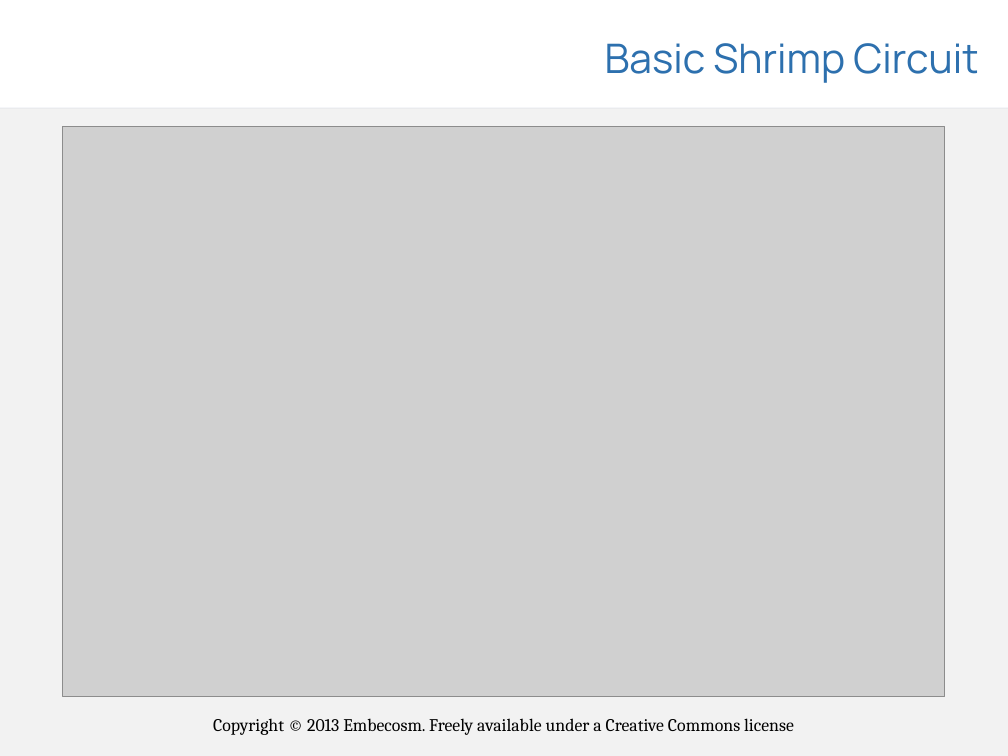
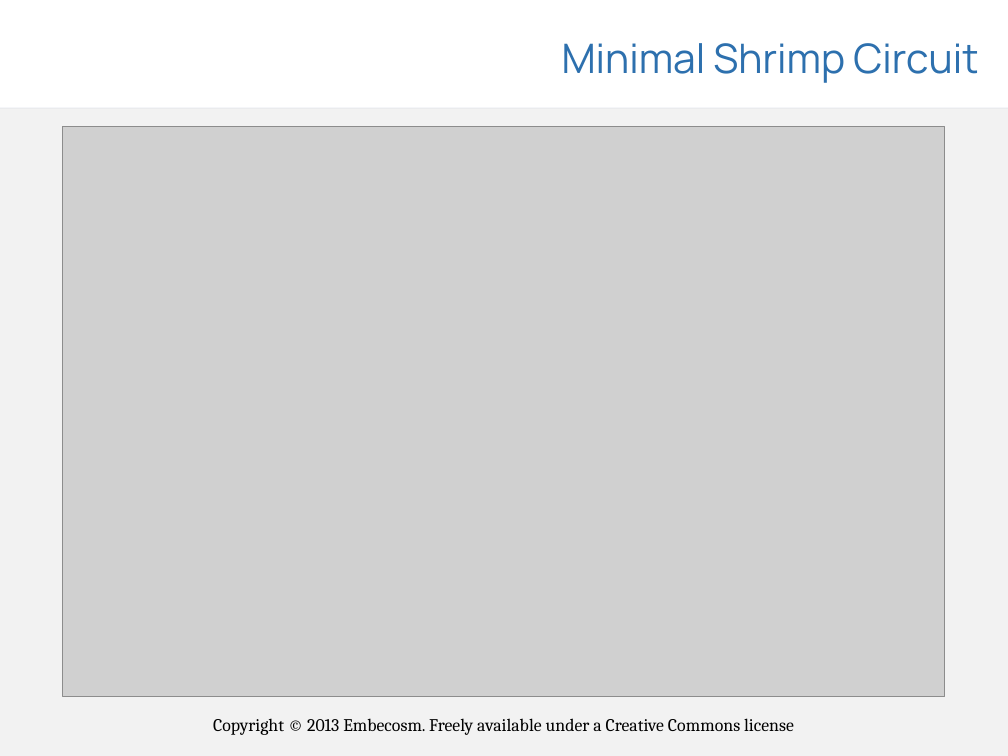
Before and after one commit to embecosm/shrimp-pov, a slide deck: slide 3 of presentations/shrimp-pov.odp. Drawn at 1008x756 pixels with LibreOffice and Linux fonts; fonts in the diff are those of the drawing; grey boxes stand for pictures; background and template pictures are left out. Boxes give left, top, right and bottom in pixels: in the first picture for what was removed or moved away, otherwise in the second. Text is boxed around its words. In the diff, an @@ line names an element or a change of style, - is before the commit and + after.

Commit message:
Complete rework to use minimal shrimp throughout and correct errors.
	* fritzing/minimal-shrimp-battery.fzz: Created.
	* fritzing/minimal-shrimp-blink-battery.fzz: Created.
	* fritzing/minimal-shrimp-blink.fzz: Created.
	* fritzing/minimal-shrimp-pov-battery.fzz: Created.
	* fritzing/minimal-shrimp-pov-resistor-battery.fzz: Created.
	* fritzing/minimal-shrimp-pov-resistor.fzz: Created.
	* fritzing/minimal-shrimp-pov.fzz: Created.
	* fritzing/minimal-shrimp.fzz: Circuit corrected.
	* fritzing/protected-shrimp-blink.fzz
	* fritzing/protected-shrimp-pov-resistor.fzz: Likewise.
	* fritzing/protected-shrimp-pov.fzz: Likewise.
	* fritzing/protected-shrimp.fzz: Likewise.
	* images/minimal-shrimp-battery-circuit.png: Generated.
	* images/minimal-shrimp-battery.png: Generated.
	* images/minimal-shrimp-blink-battery-circuit.png: Generated.
	* images/minimal-shrimp-blink-battery.png: Generated.
	* images/minimal-shrimp-blink-circuit.png: Generated.
	* images/minimal-shrimp-blink.png: Generated.
	* images/minimal-shrimp-circuit.png: Regenerated.
	* images/minimal-shrimp-pov-battery-circuit.png: Generated.
	* images/minimal-shrimp-pov-battery.png: Generated.
	* images/minimal-shrimp-pov-circuit.png: Generated.
	* images/minimal-shrimp-pov-resistor-battery-circuit.png: Generated.
	* images/minimal-shrimp-pov-resistor-battery.png: Generated.
	* images/minimal-shrimp-pov-resistor-circuit.png: Generated.
	* images/minimal-shrimp-pov-resistor.png: Generated.
	* images/minimal-shrimp-pov.png: Generated.
	* images/minimal-shrimp.png: Regenerated.
	* images/protected-shrimp-battery.png: Deleted.
	* images/protected-shrimp-blink-battery.png: Deleted.
	* images/protected-shrimp-blink.png: Deleted.
	* images/protected-shrimp-pov-resistor-battery.png: Deleted.
	* images/protected-shrimp-pov-resistor.png: Deleted.
	* images/protected-shrimp-pov.png: Deleted.
	* images/protected-shrimp.png: Regenerated.
	* presentations/shrimp-pov.odp: New images inserted, and changed
	to use minimal shrimp throughout.

```diff
--- a/presentations/shrimp-pov.odp
+++ b/presentations/shrimp-pov.odp
@@ title at (x1=562, y1=43, x2=978, y2=83): text changed @@
-Basic Shrimp Circuit
+Minimal Shrimp Circuit
```
Also in this commit, not shown: 7 other slides changed, 36 other files.
